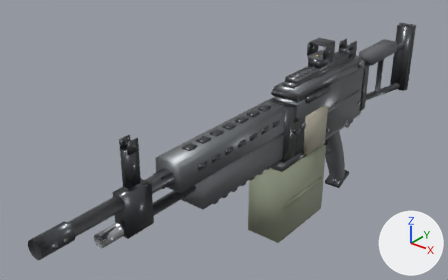
Two versions of the glTF model aivilo/assets/guns/lmg.glb, one commit apart.
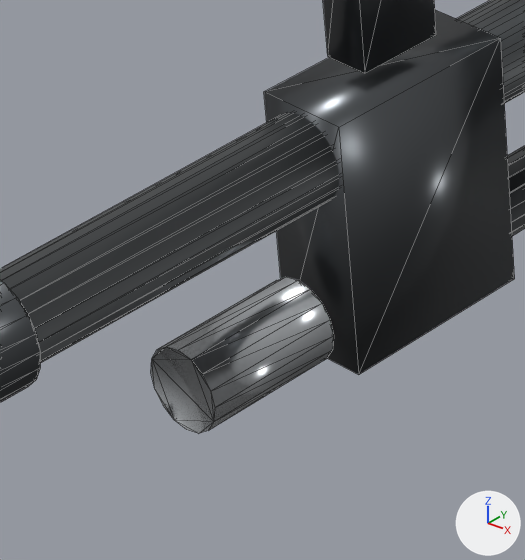
Old and new are each drawn whole from a 50 mm lens placed at (0.555, -1.044, 0.554), pointed at (-0.088, -0.24, 0.056) and again close up on the part from 15% to 35% of the width and 63% to 96% of the height. The lights are fixed; the arrows at lower right show +X, +Y and +Z. The older version's two pictures come first. The close-ups show mesh edges as thin lines. Vertices at exactly the same position are counted once.

Before the edit, the objects in view are built like this:
```python
me_body = bpy.data.meshes.new('body')
me_body.from_pydata(...)  # 1664 vertices, 2758 faces; spans x -0.056..0.039, y -0.71..0.341, z -0.131..0.217
# faces by material slot: [188, 1830, 232, 148, 96, 252, 12]
me_body.materials.append(mat_gunmetal)  # grey #727678
me_body.materials.append(mat_dark_steel)  # dark grey #5a5d60
me_body.materials.append(mat_parkerized)  # grey #808487
me_body.materials.append(mat_polymer_black)  # dark grey #606366
me_body.materials.append(mat_rubber_black)  # dark grey #4f5153
me_body.materials.append(mat_chrome_steel)  # light grey #c4c7cb
me_body.materials.append(mat_brass)  # yellow #e4cd81
ob_body = bpy.data.objects.new('body', me_body)
ob_body.location = (0.0, 0.0, 0.0)
```
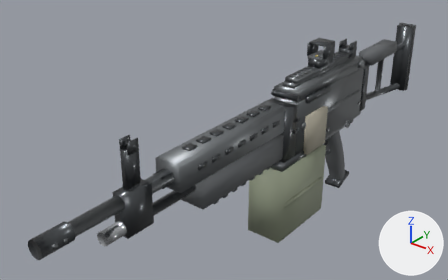
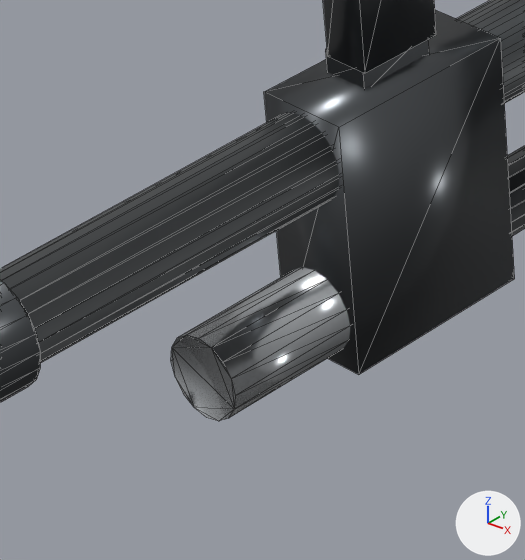
Where the change shows, as pixel boxes (x1, y1, x2, y2) in the close-ups (525 x 560 px; the box of a moved part takes in the faces that stretch with it):
'body', reshaped
    before: (0, 0, 525, 433)
    after: (0, 0, 525, 421)
part 1 of me_body, added
    after: (325, 40, 429, 88)
part 2 of me_body, moved or reshaped
    before: (151, 277, 334, 433)
    after: (171, 267, 350, 421)

What changed in the scene script:
```text
Change me_body:
    used by ob_body; location = (0.0, 0.0, 0.0)
    remove me_body.from_pydata(...)  # 1664 vertices, 2758 faces; spans x -0.056..0.039, y -0.71..0.341, z -0.131..0.217
    add me_body.from_pydata(...)  # 1672 vertices, 2770 faces; spans x -0.056..0.037, y -0.71..0.341, z -0.131..0.217
    me_body part 1: a new loose piece, a box spanning x -0.0078..0.0042, y -0.56..-0.54, z 0.1262..0.1332, in mat_dark_steel (dark grey #5a5d60)
    me_body part 2: the loose piece of 32 vertices spanning x -0.01..0.01, y -0.615..-0.58, z 0.065..0.086 is moved by (0.0, 0.006, 0.0)
    other edits to the shape of me_body do not show in these pictures
```
